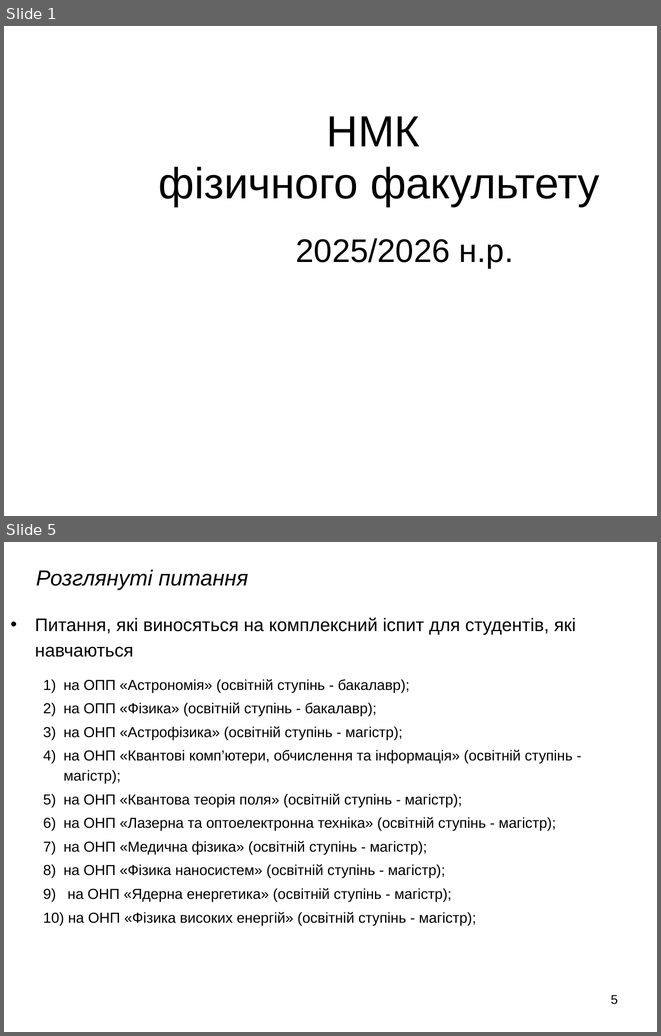
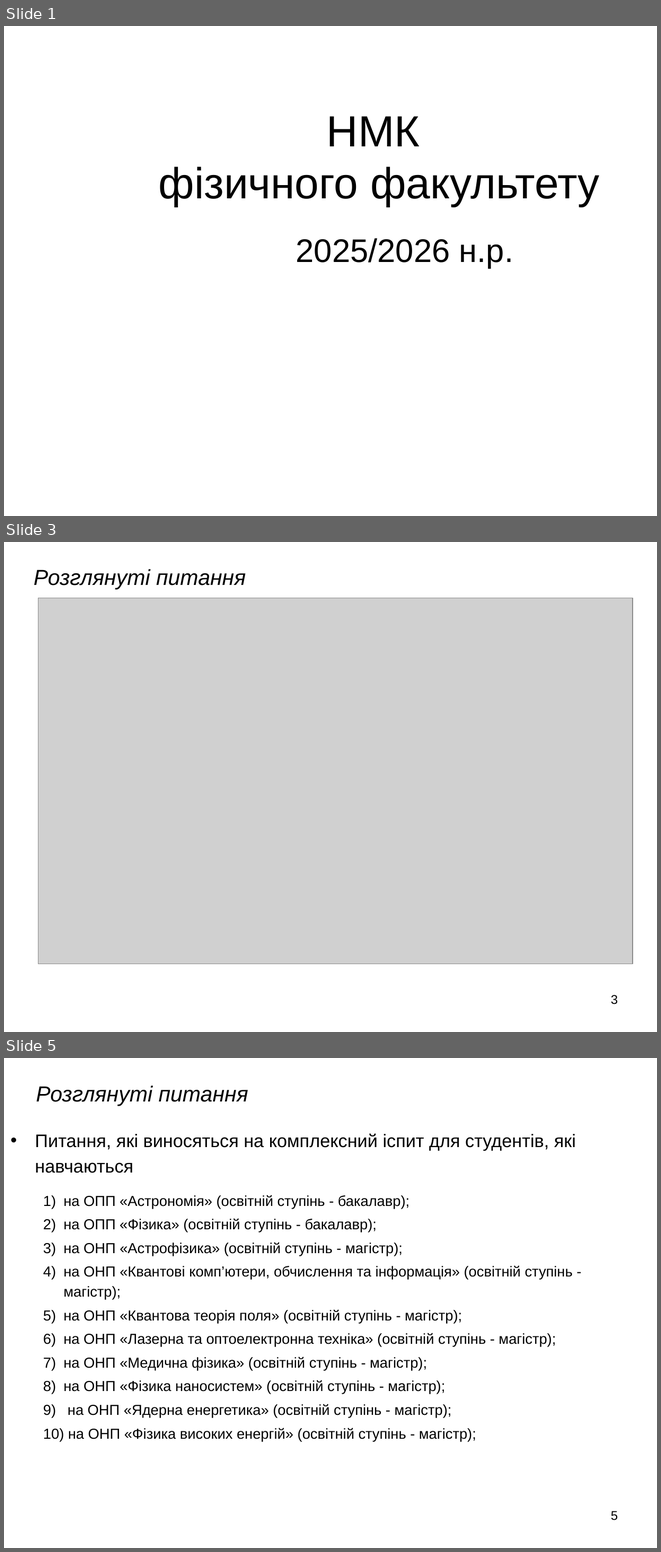
Before and after one commit to l432/NMK, a slide deck: Olikh/Zvit/25_26/Zvit25_26.ppt. Shown one above the other, each under a label of ours: slides 1 and 5 before the commit, slides 1, 3 and 5 after it; the slides between them are not shown. The pictures are 661x1036 and 661x1552 pixels, drawn with LibreOffice and Linux fonts; fonts in the diff are those of the drawing; grey boxes stand for pictures; background and template pictures are left out. Boxes give left, top, right and bottom in pixels: in the first picture for what was removed or moved away, otherwise in the second. Text is boxed around its words. In the diff, an @@ line names an element or a change of style, - is before the commit and + after.

```diff
--- a/Olikh/Zvit/25_26/Zvit25_26.ppt
+++ b/Olikh/Zvit/25_26/Zvit25_26.ppt
@@ slide 3 added at (4, 542, 657, 1032), background picture (left out) @@
@@ title added at (34, 569, 246, 590), 24 pt, text #000000, italic @@
+Розглянуті питання
@@ picture added at (38, 598, 633, 964) @@
@@ page number added at (611, 995, 618, 1004), 14 pt, text #000000 @@
+3
```
Also in this commit, not shown: 4 slides changed, 1 slide removed, 25 other files.
